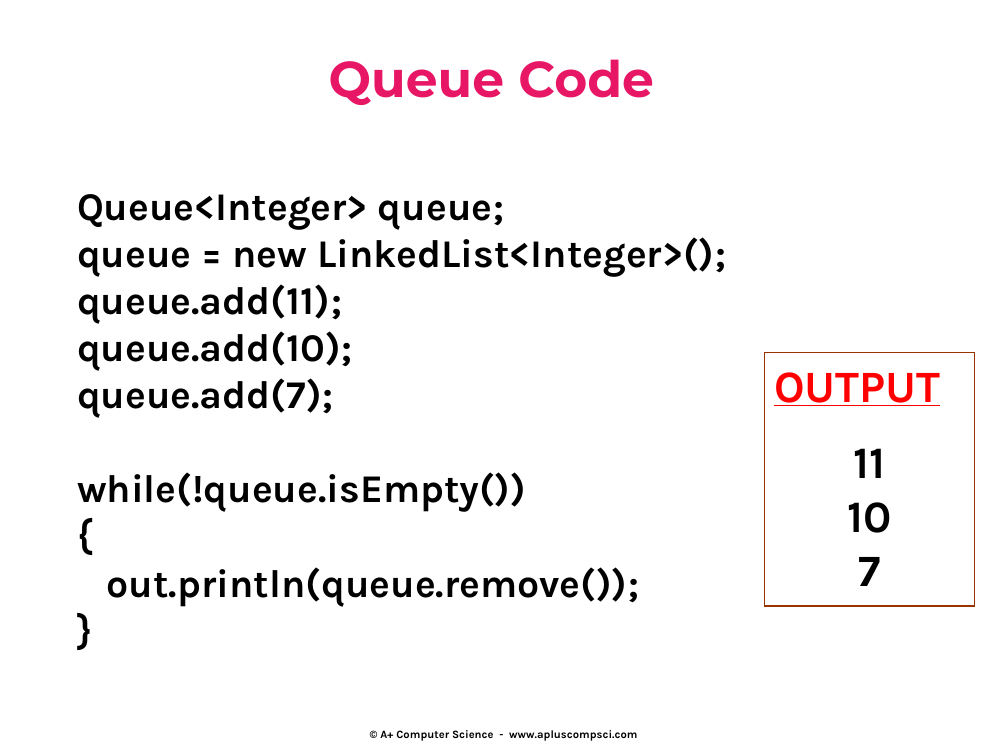
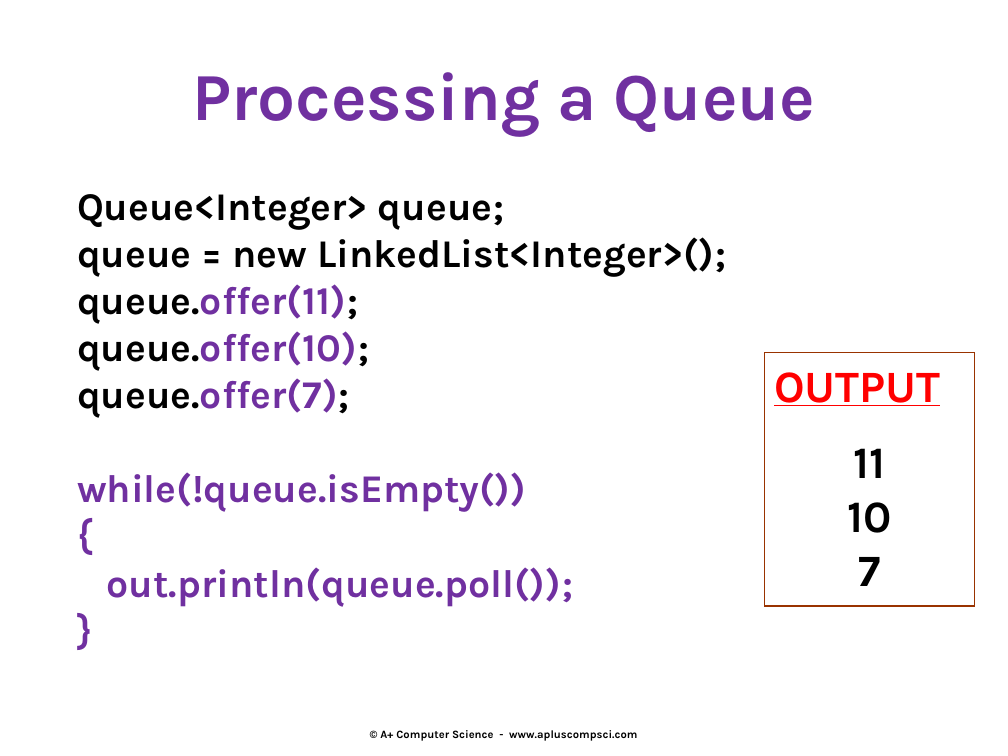
Before and after one commit to Cy-FairCS/cs3, a slide deck: slide 22 of u06c_queues/notes/_queues.pptx (slide 21 before the commit). Drawn at 1008x756 pixels with LibreOffice and Linux fonts; fonts in the diff are those of the drawing. Boxes give left, top, right and bottom in pixels: in the first picture for what was removed or moved away, otherwise in the second. Text is boxed around its words. In the diff, an @@ line names an element or a change of style, - is before the commit and + after.

```diff
--- a/u06c_queues/notes/_queues.pptx
+++ b/u06c_queues/notes/_queues.pptx
@@ text at <box>192,72,816,137</box>: text changed; size 36 to 48 pt; font Montserrat to Karla; text colour gradient #A603AB to #E81766 to #EE3F17 to #FFFF00 to #1A8D48 to #0819FB to #7030A0 @@
-Queue Code
+Processing a Queue
@@ text at <box>77,284,369,418</box>: text changed; text colour #000000 to #7030A0 @@
-queue.add(11);
-queue.add(10);
-queue.add(7);
+queue.offer(11);
+queue.offer(10);
+queue.offer(7);
@@ text at <box>77,472,526,512</box>: text colour #000000 to #7030A0 in "while(!queue.isEmpty())", "{", "}" @@
@@ text at <box>107,567,573,607</box>: text changed; text colour #000000 to #7030A0 @@
-out.println(queue.remove());
+out.println(queue.poll());
```
Also in this commit, not shown: 7 other slides changed, 4 slides added.
